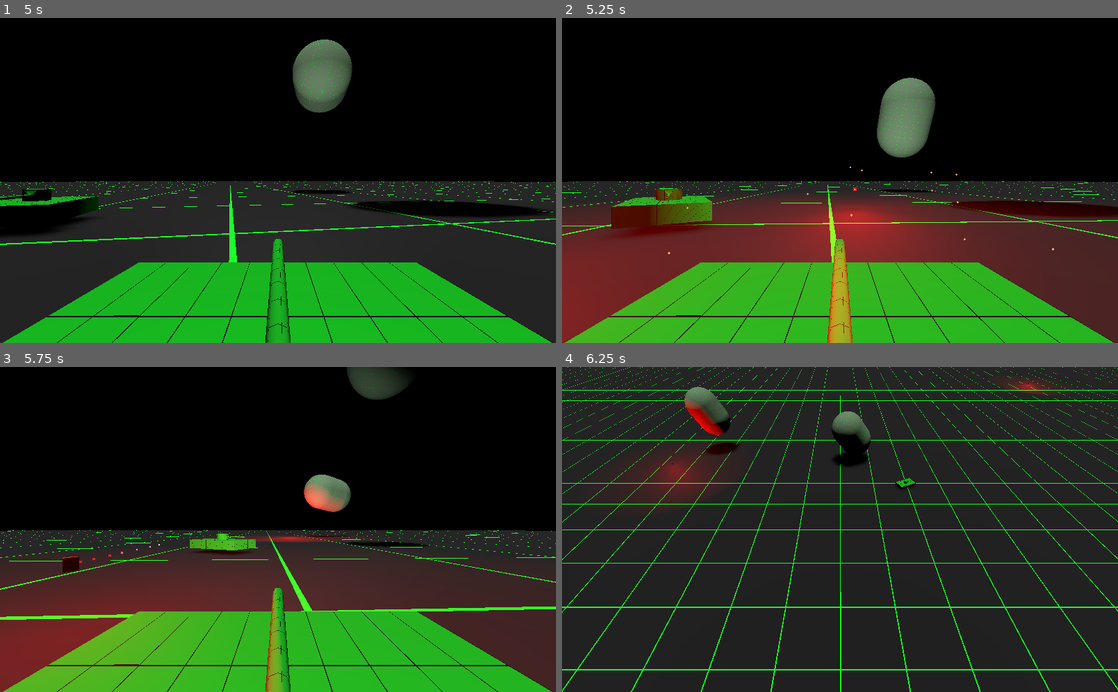
Above: before the commit, frames 1-4 (two rows, left to right).
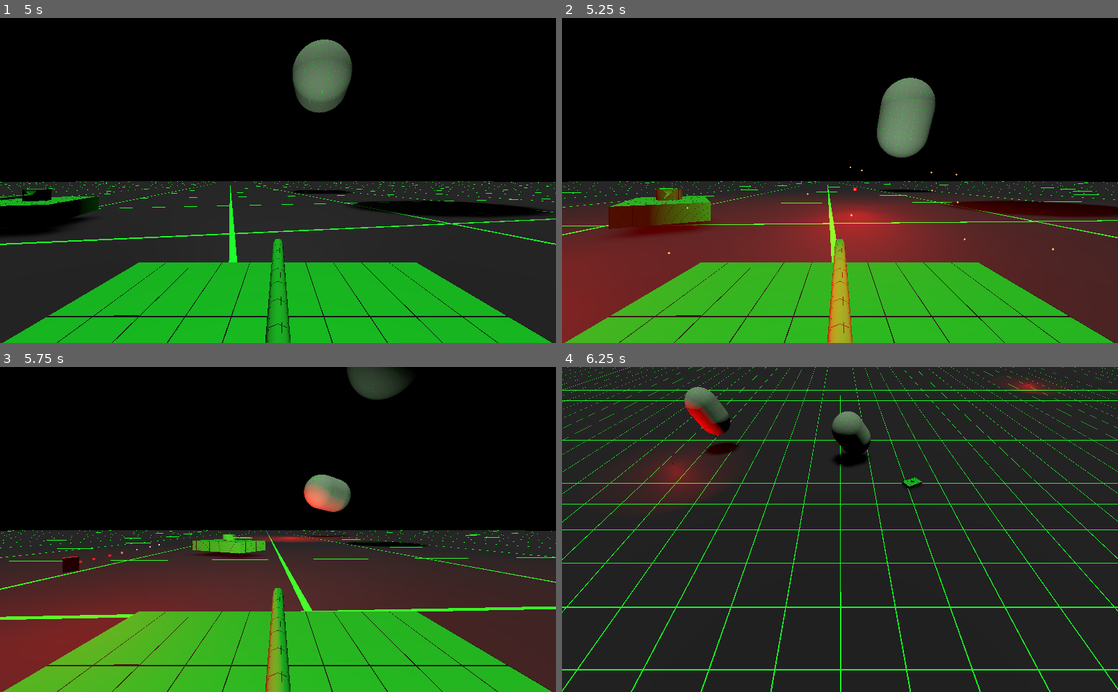
Above: after the commit, the same moments.

Repository: Kromey/spectre
Game: Godot game, scene res://Main.tscn
The game is run twice, just before and just after one commit, with the same random seed, the same clock (stepped at 60 frames per second) and the same inputs.
Inputs:
- Up to frame 1 (5 s): hold D (movement_right) 0.53-1.28 s; hold Space (action_shoot) 0.53-1.28 s; hold S (movement_backward) 1.28-2.03 s; tap Space (action_shoot) at 1.35, 2.85, 4.35 s; hold D (movement_right) 2.03-2.78 s; hold Space (action_shoot) 2.03-2.78 s; hold W (movement_forward) 2.78-3.53 s; hold Space (action_shoot) 3.53-4.28 s; hold A (movement_left) from 3.53 s (still down)
- Up to frame 2 (5.25 s): release A (movement_left) at 5.03 s; hold S (movement_backward) from 5.03 s (still down); hold Space (action_shoot) from 5.03 s (still down)
- Up to frame 3 (5.75 s): keep holding S (movement_backward); keep holding Space (action_shoot)
- Up to frame 4 (6.25 s): release S (movement_backward) at 5.78 s; release Space (action_shoot) at 5.78 s; hold D (movement_right) from 5.78 s (still down); tap Space (action_shoot) at 5.85 s

Frame 1 is identical in both runs. In frame 2, 0.1% of the frame differs, in the area x 8-27%, y 52-65%; in frame 3, 0.4%, in the area x 34-48%, y 51-59%; in frame 4, less than 0.1%.
Error in both runs: Invalid operands 'Nil' and 'int' in operator '>'. (res://tanks/PlayerTank.gd:82)

Commit message:
Fix "drunken teenage fishtailing" AI driving

Diff:
--- a/tanks/AITank.gd
+++ b/tanks/AITank.gd
@@ -12,24 +12,25 @@
 		var to_target = kill_target.translation.direction_to(translation)
 		var dot = transform.basis.z.dot(to_target)
 
-		var turning_cone = 0.75
+		var facing_cone = 0.75
 		var fire_cone = 0.90
-		if dot > turning_cone:
+		if dot > facing_cone:
 			# Target is in front of us
 			drive(Direction.FORWARD, delta)
 
 			if dot > fire_cone:
 				# Target is directly in front of us!
 				shoot()
-		elif dot < -turning_cone:
+		elif dot < -facing_cone:
 			# Target is behind us
 			drive(Direction.BACK, delta)
 
 		# Is target left or right of us?
 		var cross = transform.basis.z.cross(to_target).y
-		if cross > 0:
+		var turn_threshold = 0.08
+		if cross > turn_threshold:
 			turn(Direction.LEFT, delta)
-		elif cross < 0:
+		elif cross < -turn_threshold:
 			turn(Direction.RIGHT, delta)
 
 	if ammo == 0 and !reloading:
